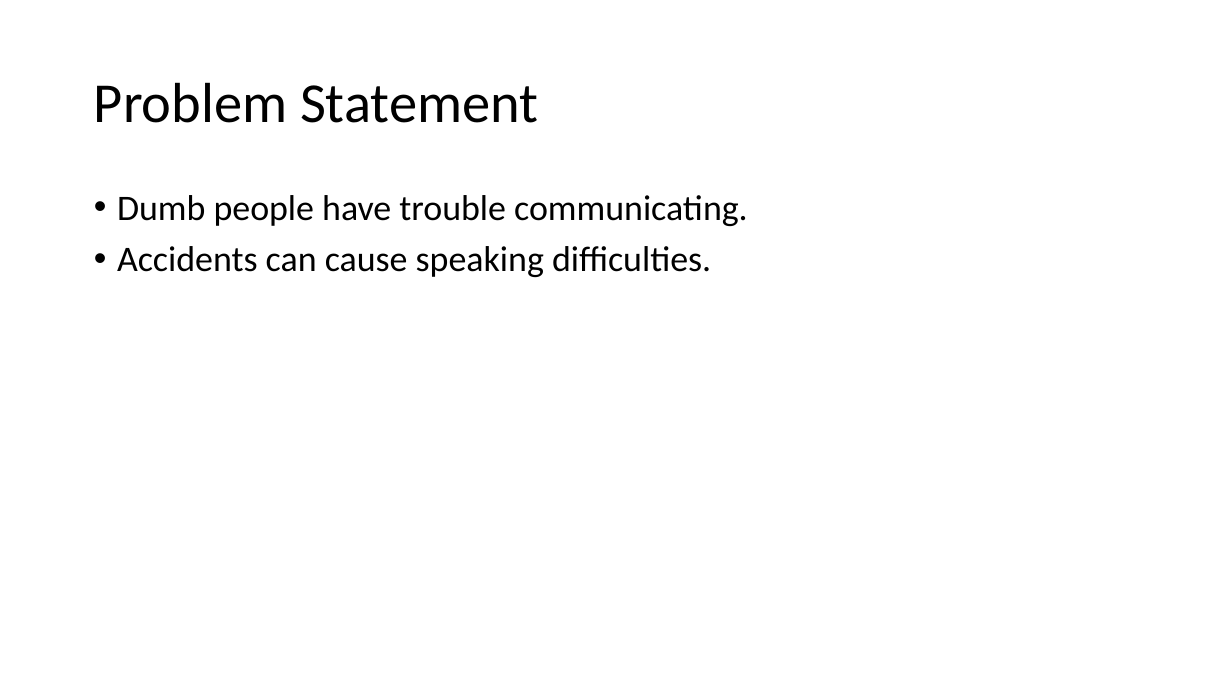
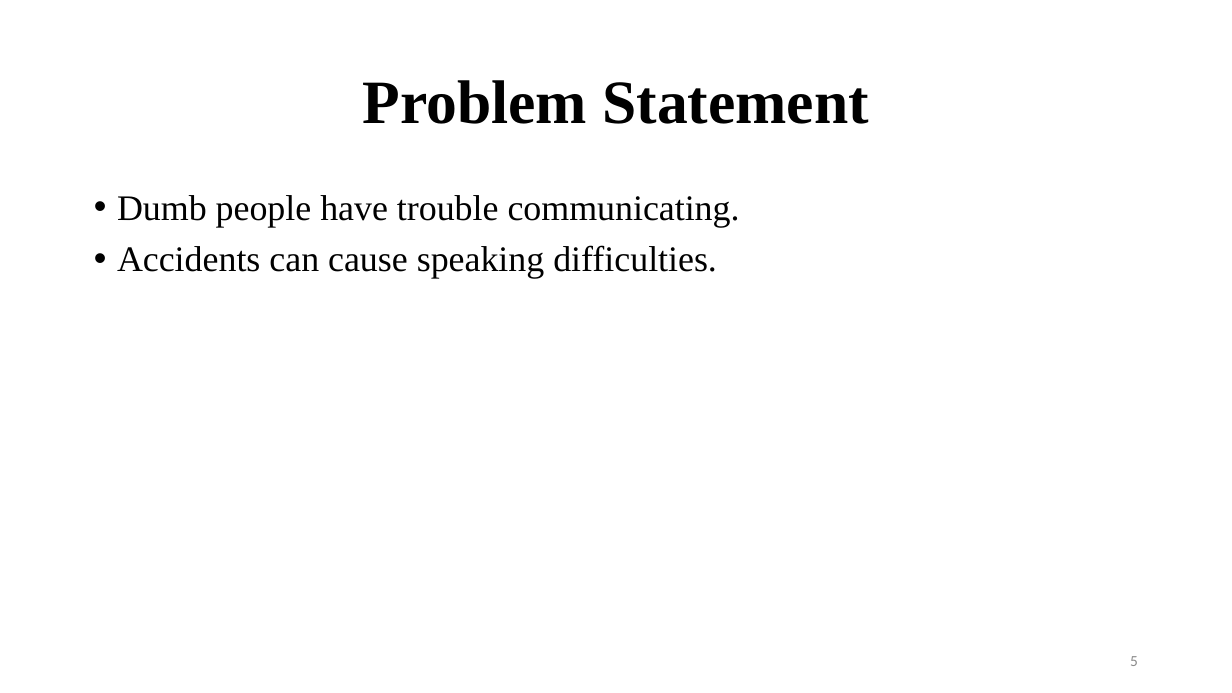
Before and after one commit to BipinGodar/ProjectReport, a slide deck: slide 5 of Smart Gloves using Flex Sensor.pptx. Drawn at 1232x693 pixels with LibreOffice and Linux fonts; fonts in the diff are those of the drawing. Boxes give left, top, right and bottom in pixels: in the first picture for what was removed or moved away, otherwise in the second. Text is boxed around its words. In the diff, an @@ line names an element or a change of style, - is before the commit and + after.

```diff
--- a/Smart Gloves using Flex Sensor.pptx
+++ b/Smart Gloves using Flex Sensor.pptx
@@ title "Problem Statement" at (x1=363, y1=80, x2=869, y2=124): size 44 to 48 pt, font Calibri to Times New Roman, bold on; alignment left to centre @@
@@ text "Dumb people have trouble communicating." at (x1=117, y1=195, x2=740, y2=279): font Calibri to Times New Roman @@
@@ page number added at (x1=1130, y1=656, x2=1138, y2=666), 12 pt, text #8C8C8C @@
+5
```
Also in this commit, not shown: 11 other slides changed, 9 slides added, 5 slides removed, 3 other files.
